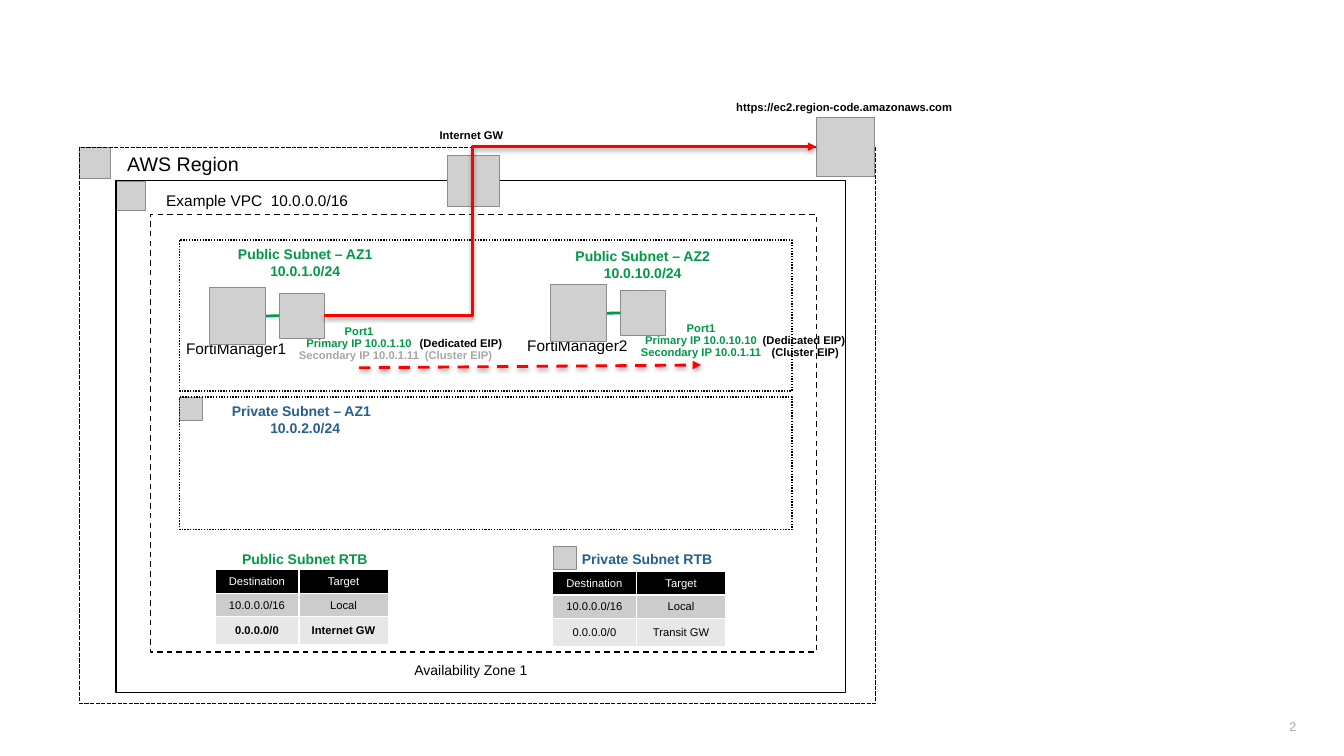
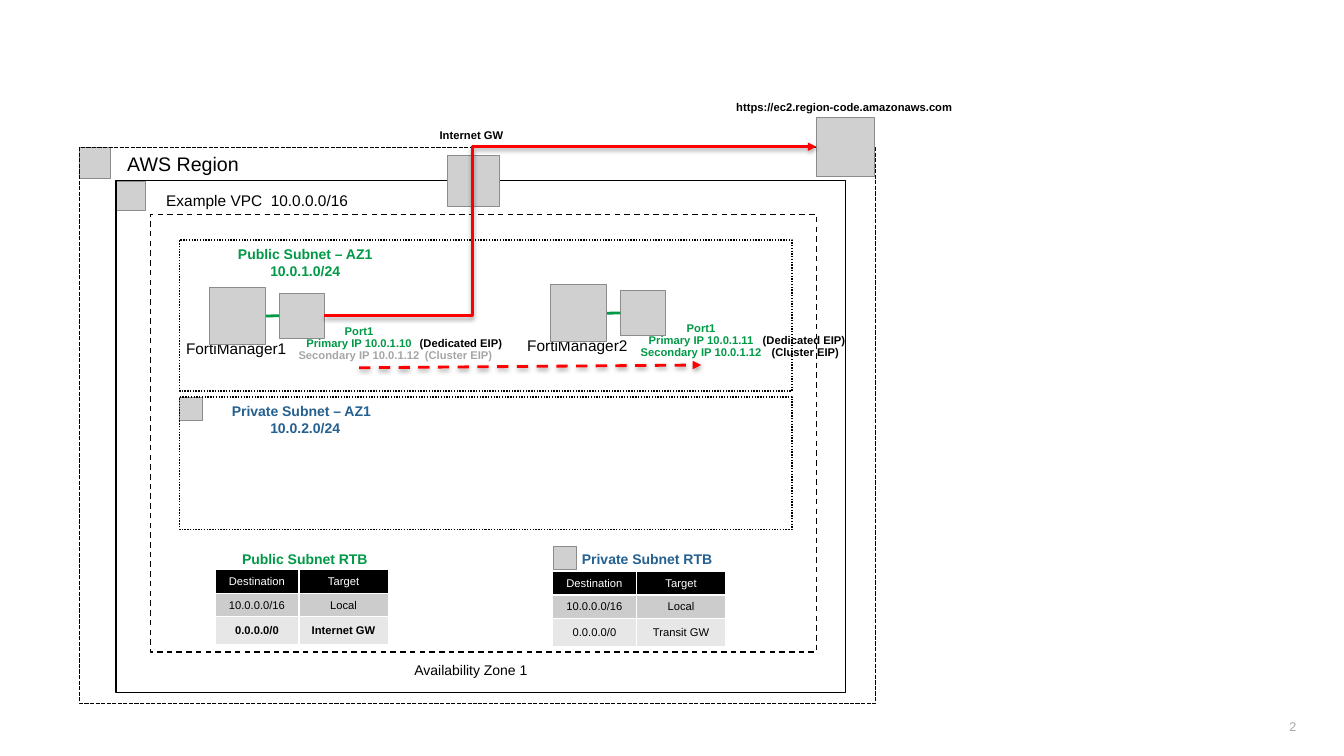
Before and after one commit to FortinetCloudCSE/fortimanager-aws-ha-singleaz-cloudformation, a slide deck: slide 2 of content/diagrams.pptx. Drawn at 1344x756 pixels with LibreOffice and Linux fonts; fonts in the diff are those of the drawing; grey boxes stand for pictures; background and template pictures are left out. Boxes give left, top, right and bottom in pixels: in the first picture for what was removed or moved away, otherwise in the second. Text is boxed around its words. In the diff, an @@ line names an element or a change of style, - is before the commit and + after.

```diff
--- a/content/diagrams.pptx
+++ b/content/diagrams.pptx
@@ text removed at <box>575,251,709,279</box> @@
-Public Subnet – AZ2
-10.0.10.0/24
@@ text at <box>299,351,420,361</box>: text changed @@
-Secondary IP 10.0.1.11
+Secondary IP 10.0.1.12
@@ text at <box>641,336,762,359</box>: text changed @@
-Primary IP 10.0.10.10
-Secondary IP 10.0.1.11
+Primary IP 10.0.1.11
+Secondary IP 10.0.1.12
```
Also in this commit, not shown: 1 other slide changed, 2 other files.
